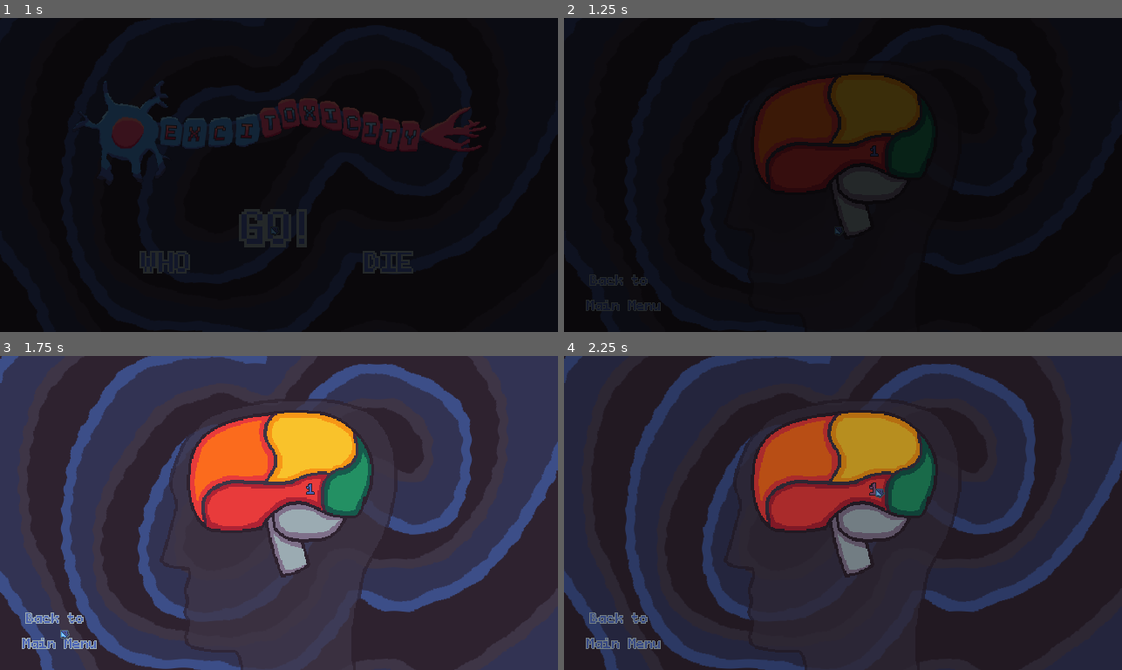
Above: before the commit, frames 1-4 (two rows, left to right).
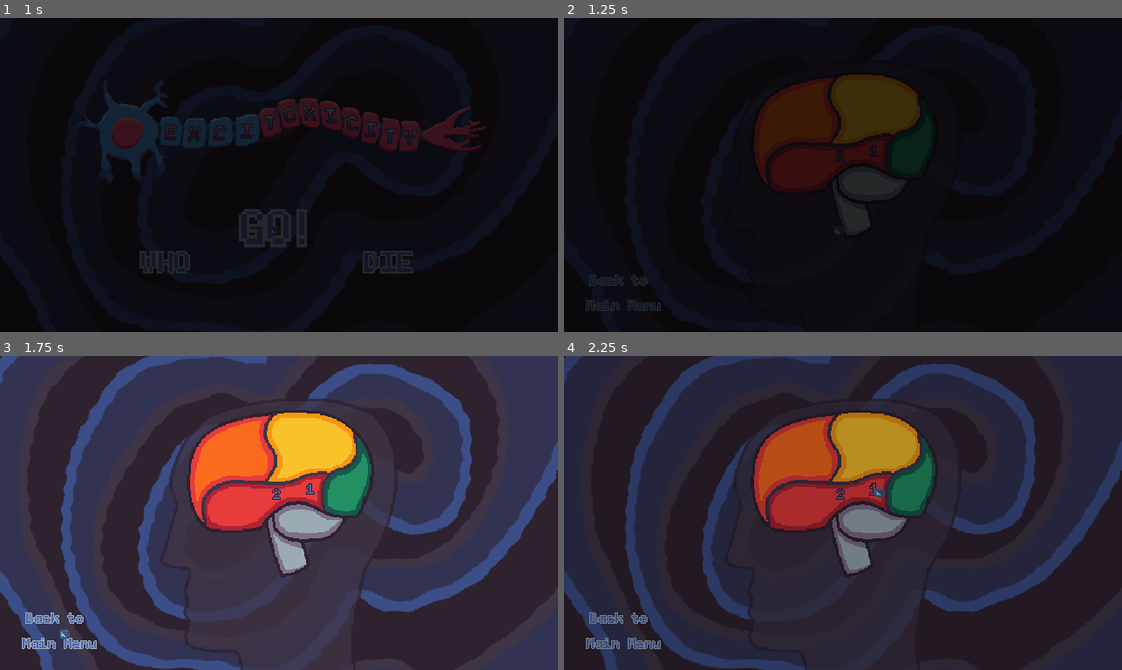
Above: after the commit, the same moments.

Repository: bnhrl/MomentumIsEverythingCountDown
Game: Godot game, scene res://Game/MainMenu/main_menu.tscn
Two runs of this game, one before a commit and one after it. Both use one fixed random seed, a clock stepped at 60 frames per second and the inputs below.
Inputs (mouse positions are in pixels of both pictures, inside the frame that each line leads up to):
- Up to frame 1 (1 s): move the mouse to (267, 225) at 0.52 s; hold D (right) from 0.53 s (still down); click (267, 225) at 0.6 s
- Up to frame 2 (1.25 s): keep holding D (right)
- Up to frame 3 (1.75 s): move the mouse to (61, 629) at 1.27 s; release D (right) at 1.28 s; hold S (down) from 1.28 s (still down); click (61, 629) at 1.35 s
- Up to frame 4 (2.25 s): move the mouse to (876, 487) at 2.02 s; release S (down) at 2.03 s; hold D (right) from 2.03 s (still down); click (876, 487) at 2.1 s

Frame 1 is identical in both runs. In frame 2, less than 0.1% of the frame differs, in the area x 48-51%, y 42-46%; in frame 3, less than 0.1%; in frame 4, less than 0.1%.

Commit message:
Made level 2

Diff:
--- a/Game/LevelSelect/level_select.tscn
+++ b/Game/LevelSelect/level_select.tscn
@@ -52,6 +52,16 @@
 text = "1"
 level = 1
 
+[node name="BtnLevel2" parent="." unique_id=1254540977 instance=ExtResource("3_eeebr")]
+layout_mode = 0
+offset_left = 306.0
+offset_top = 143.0
+offset_right = 330.0
+offset_bottom = 173.0
+text = "2
+"
+level = 2
+
 [node name="Background" type="CanvasGroup" parent="." unique_id=1425335490]
 z_index = -2
 material = SubResource("ShaderMaterial_2r30p")
--- /dev/null
+++ b/Game/Levels/Level2/level_2.tscn
@@ -0,0 +1,138 @@
+[gd_scene format=3 uid="uid://bs0xsclp1lodr"]
+
+[ext_resource type="PackedScene" uid="uid://co1sgdv2x4nyr" path="res://Game/Levels/_Base/level.tscn" id="1_u0koj"]
+[ext_resource type="PackedScene" uid="uid://b1aob121surnv" path="res://Game/PolygonWalls/polygon_wall.tscn" id="2_0kfcg"]
+[ext_resource type="PackedScene" uid="uid://c2mrm5rc4nnir" path="res://Game/GrapplePoints/grapple_point.tscn" id="2_1qvvv"]
+[ext_resource type="PackedScene" uid="uid://bvoyf8gip103i" path="res://Game/Interactable/Gate/gate.tscn" id="3_anfux"]
+[ext_resource type="Shader" uid="uid://wu085sklw13i" path="res://Assets/Shaders/world_tiling_2d.gdshader" id="3_q5nqv"]
+[ext_resource type="PackedScene" uid="uid://bs2swopl87icu" path="res://Game/Interactable/WorldButton/world_button.tscn" id="3_qngjo"]
+[ext_resource type="PackedScene" uid="uid://b4ofsy8drss" path="res://Game/CompletionZone/completion_zone.tscn" id="4_c2w21"]
+[ext_resource type="Texture2D" uid="uid://c5uuhdduni3e7" path="res://Game/PolygonWalls/WallSprites/blue_tile.png" id="4_i5pyl"]
+[ext_resource type="Texture2D" uid="uid://cat2u7ayswtl" path="res://Game/PolygonWalls/WallSprites/yellow_tile.png" id="5_jrkfm"]
+[ext_resource type="Texture2D" uid="uid://pq46efnl0ptf" path="res://Game/PolygonWalls/WallSprites/red_tile.png" id="6_r5umv"]
+[ext_resource type="Texture2D" uid="uid://c81s1ubrggj8m" path="res://Game/PolygonWalls/WallSprites/green_tile.png" id="8_ydvg4"]
+
+[sub_resource type="ShaderMaterial" id="ShaderMaterial_es5la"]
+shader = ExtResource("3_q5nqv")
+shader_parameter/tile_texture = ExtResource("4_i5pyl")
+shader_parameter/tile_size = Vector2(16, 16)
+
+[sub_resource type="ShaderMaterial" id="ShaderMaterial_q5ng6"]
+shader = ExtResource("3_q5nqv")
+shader_parameter/tile_texture = ExtResource("5_jrkfm")
+shader_parameter/tile_size = Vector2(16, 16)
+
+[sub_resource type="ShaderMaterial" id="ShaderMaterial_ddrey"]
+shader = ExtResource("3_q5nqv")
+shader_parameter/tile_texture = ExtResource("6_r5umv")
+shader_parameter/tile_size = Vector2(16, 16)
+
+[sub_resource type="ShaderMaterial" id="ShaderMaterial_nwxd3"]
+shader = ExtResource("3_q5nqv")
+shader_parameter/tile_texture = ExtResource("8_ydvg4")
+shader_parameter/tile_size = Vector2(16, 16)
+
+[sub_resource type="ShaderMaterial" id="ShaderMaterial_x0ejf"]
+shader = ExtResource("3_q5nqv")
+shader_parameter/tile_texture = ExtResource("4_i5pyl")
+shader_parameter/tile_size = Vector2(16, 16)
+
+[node name="Level2" unique_id=1414133645 instance=ExtResource("1_u0koj")]
+
+[node name="Bounds" parent="." index="0" unique_id=1811867841]
+visible = false
+offset_left = -1.0
+offset_top = 23.0
+offset_right = 3374.0
+offset_bottom = 1822.0
+
+[node name="PlayerSpawnPoint" parent="." index="1" unique_id=1452407390]
+position = Vector2(130, 292)
+
+[node name="CountDownTimer" parent="." index="3" unique_id=102296066]
+time = 20.0
+
+[node name="PolygonWall2" parent="WallLayer/PolygonWalls" parent_id_path=PackedInt32Array(576414089) index="0" unique_id=1078133837 instance=ExtResource("2_0kfcg")]
+material = SubResource("ShaderMaterial_es5la")
+position = Vector2(2081, 1776)
+polygon = PackedVector2Array(256, 170, 476, 156, 571, 116, 722, 39, 824, -164, 901, -790, 632, -1072, 502, -1036, 468, -982, 486.6449, -937.59973, 480, -612, 526.29443, -354.20023, 354, -111, 274, -37, 127, -23, 57, -46, -426, -244, -310, 91)
+
+[node name="PolygonWall0" parent="WallLayer/PolygonWalls" parent_id_path=PackedInt32Array(576414089) index="1" unique_id=293361938 instance=ExtResource("2_0kfcg")]
+material = SubResource("ShaderMaterial_q5ng6")
+position = Vector2(1415, 61)
+polygon = PackedVector2Array(-60, 772, 232, 904, 426, 906, 585, 785, 738, 566, 839, 497, 927, 489, 945, 556, 912, 620, 611, 970, 571, 1239, 718, 1496, 776, 1587, 858, 1561, 913, 1511, 942, 1367, 896, 1070, 910, 896, 948.99994, 666.64343, 1113, 534, 994, 402, 237, -7, -2, -2, -179, 162, -127, 196, -106, 310, -129, 453)
+
+[node name="PolygonWall1" parent="WallLayer/PolygonWalls" parent_id_path=PackedInt32Array(576414089) index="2" unique_id=1877925797 instance=ExtResource("2_0kfcg")]
+material = SubResource("ShaderMaterial_ddrey")
+position = Vector2(1713, 1265)
+polygon = PackedVector2Array(-88, 337, 144, 368, 340, 431, 269, 310, 161, 130, 135, 5, 106, -117, -18, -80, -143, -67, -358, -146, -557, -452, -600, -728, -577, -857, -623, -919, -851, -885, -880, -495, -817, -63, -468, 241)
+
+[node name="Gate0" parent="WallLayer/PolygonWalls" parent_id_path=PackedInt32Array(576414089) index="3" unique_id=1337174415 instance=ExtResource("3_anfux")]
+position = Vector2(1880, 1143)
+polygon = PackedVector2Array(182, 6, -76, 48, -71, 11, 168, -47)
+
+[node name="PolygonWall3" parent="WallLayer/PolygonWalls" parent_id_path=PackedInt32Array(576414089) index="4" unique_id=71753666 instance=ExtResource("2_0kfcg")]
+material = SubResource("ShaderMaterial_nwxd3")
+position = Vector2(2637, 548)
+polygon = PackedVector2Array(357, 30, 548, 32, 625, 44, 643.7284, 54.98706, 648, 136, 627, 162, 584, 176, 72, 157, 67, 258, 339, 463, 860, 413, 890, -89, 523, -220, 84, -192, -341, -161, -181, 98, 84, 49)
+
+[node name="PolygonWall0" parent="WallLayer" parent_id_path=PackedInt32Array(332655601) index="2" unique_id=1305510081 instance=ExtResource("2_0kfcg")]
+material = SubResource("ShaderMaterial_x0ejf")
+position = Vector2(647, 416)
+polygon = PackedVector2Array(261, 398, 217, -37, -78, -72, -530, -47, -599.2707, -142.56796, -515.1852, -281.0091, 8, -234, 712, -182, 840, -334, 428, -327, -110, -435, -920, -431, -978, -237, -934, 286, -258, 257)
+
+[node name="GrapplePoint14" parent="GrapplePoints" parent_id_path=PackedInt32Array(882760734) index="0" unique_id=907286068 instance=ExtResource("2_1qvvv")]
+position = Vector2(2728, 643)
+
+[node name="GrapplePoint15" parent="GrapplePoints" parent_id_path=PackedInt32Array(882760734) index="1" unique_id=1776131799 instance=ExtResource("2_1qvvv")]
+position = Vector2(3035, 646)
+
+[node name="GrapplePoint0" parent="GrapplePoints" parent_id_path=PackedInt32Array(882760734) index="2" unique_id=1843348998 instance=ExtResource("2_1qvvv")]
+position = Vector2(334, 293)
+
+[node name="GrapplePoint1" parent="GrapplePoints" parent_id_path=PackedInt32Array(882760734) index="3" unique_id=1933122118 instance=ExtResource("2_1qvvv")]
+position = Vector2(846, 303)
+
+[node name="GrapplePoint2" parent="GrapplePoints" parent_id_path=PackedInt32Array(882760734) index="4" unique_id=362732327 instance=ExtResource("2_1qvvv")]
+position = Vector2(1178, 457)
+
+[node name="GrapplePoint3" parent="GrapplePoints" parent_id_path=PackedInt32Array(882760734) index="5" unique_id=1822342145 instance=ExtResource("2_1qvvv")]
+position = Vector2(1269, 901)
+
+[node name="GrapplePoint4" parent="GrapplePoints" parent_id_path=PackedInt32Array(882760734) index="6" unique_id=1167550273 instance=ExtResource("2_1qvvv")]
+position = Vector2(1615, 1113)
+
+[node name="GrapplePoint5" parent="GrapplePoints" parent_id_path=PackedInt32Array(882760734) index="7" unique_id=844614402 instance=ExtResource("2_1qvvv")]
+position = Vector2(2027, 939)
+
+[node name="GrapplePoint7" parent="GrapplePoints" parent_id_path=PackedInt32Array(882760734) index="8" unique_id=1398289289 instance=ExtResource("2_1qvvv")]
+position = Vector2(2186, 505)
+
+[node name="GrapplePoint8" parent="GrapplePoints" parent_id_path=PackedInt32Array(882760734) index="9" unique_id=691766615 instance=ExtResource("2_1qvvv")]
+position = Vector2(1913, 1211)
+
+[node name="GrapplePoint6" parent="GrapplePoints" parent_id_path=PackedInt32Array(882760734) index="10" unique_id=84460304 instance=ExtResource("2_1qvvv")]
+position = Vector2(2232, 679)
+
+[node name="GrapplePoint10" parent="GrapplePoints" parent_id_path=PackedInt32Array(882760734) index="11" unique_id=327579504 instance=ExtResource("2_1qvvv")]
+position = Vector2(2017, 1534)
+
+[node name="GrapplePoint9" parent="GrapplePoints" parent_id_path=PackedInt32Array(882760734) index="12" unique_id=896681047 instance=ExtResource("2_1qvvv")]
+position = Vector2(2328, 1657)
+
+[node name="GrapplePoint11" parent="GrapplePoints" parent_id_path=PackedInt32Array(882760734) index="13" unique_id=1393246448 instance=ExtResource("2_1qvvv")]
+position = Vector2(2506, 1427)
+
+[node name="GrapplePoint12" parent="GrapplePoints" parent_id_path=PackedInt32Array(882760734) index="14" unique_id=1996012337 instance=ExtResource("2_1qvvv")]
+position = Vector2(2421, 1137)
+
+[node name="GrapplePoint13" parent="GrapplePoints" parent_id_path=PackedInt32Array(882760734) index="15" unique_id=817112347 instance=ExtResource("2_1qvvv")]
+position = Vector2(2475, 751)
+
+[node name="WorldButton0" parent="Interactables" parent_id_path=PackedInt32Array(1223907740) index="0" unique_id=1576954058 instance=ExtResource("3_qngjo")]
+position = Vector2(2167, 788)
+
+[node name="CompletionZone0" parent="CompletionZones" parent_id_path=PackedInt32Array(1863227345) index="0" unique_id=241888325 instance=ExtResource("4_c2w21")]
+position = Vector2(3236, 664)
+
+[connection signal="pressed" from="Interactables/WorldButton0" to="WallLayer/PolygonWalls/Gate0" method="disable"]
--- a/_Globals/Scenes/_Scenes.gd
+++ b/_Globals/Scenes/_Scenes.gd
@@ -8,7 +8,7 @@
 	"Level Select":preload("uid://behlas1qvvn6n"),
 	"Level 0":preload("uid://co1sgdv2x4nyr"), # Base level!! Do not use outside of testing!!
 	"Level 1":preload("uid://dhwaorb401jhg"),
-	#"Level 2":preload(""),
+	"Level 2":preload("uid://bs0xsclp1lodr"),
 }
 
 func swap_scene(scene_name: String) -> void:
